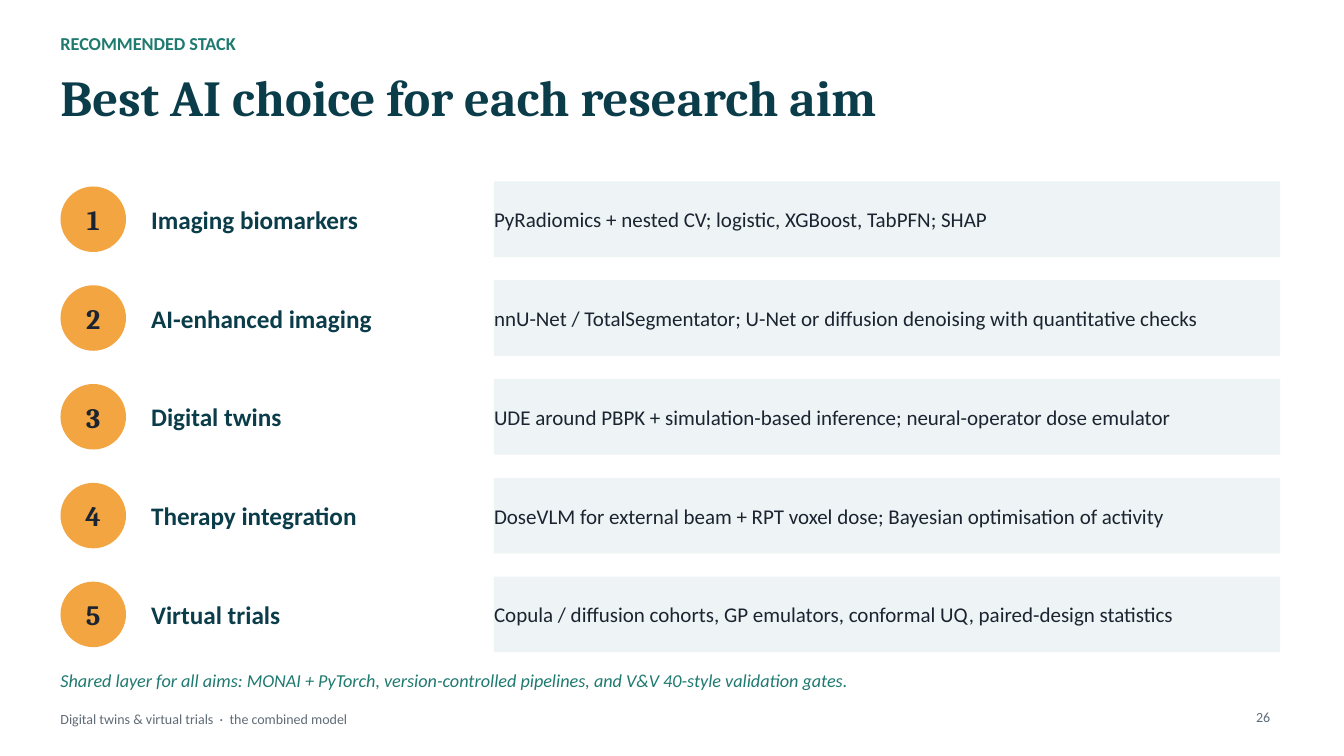
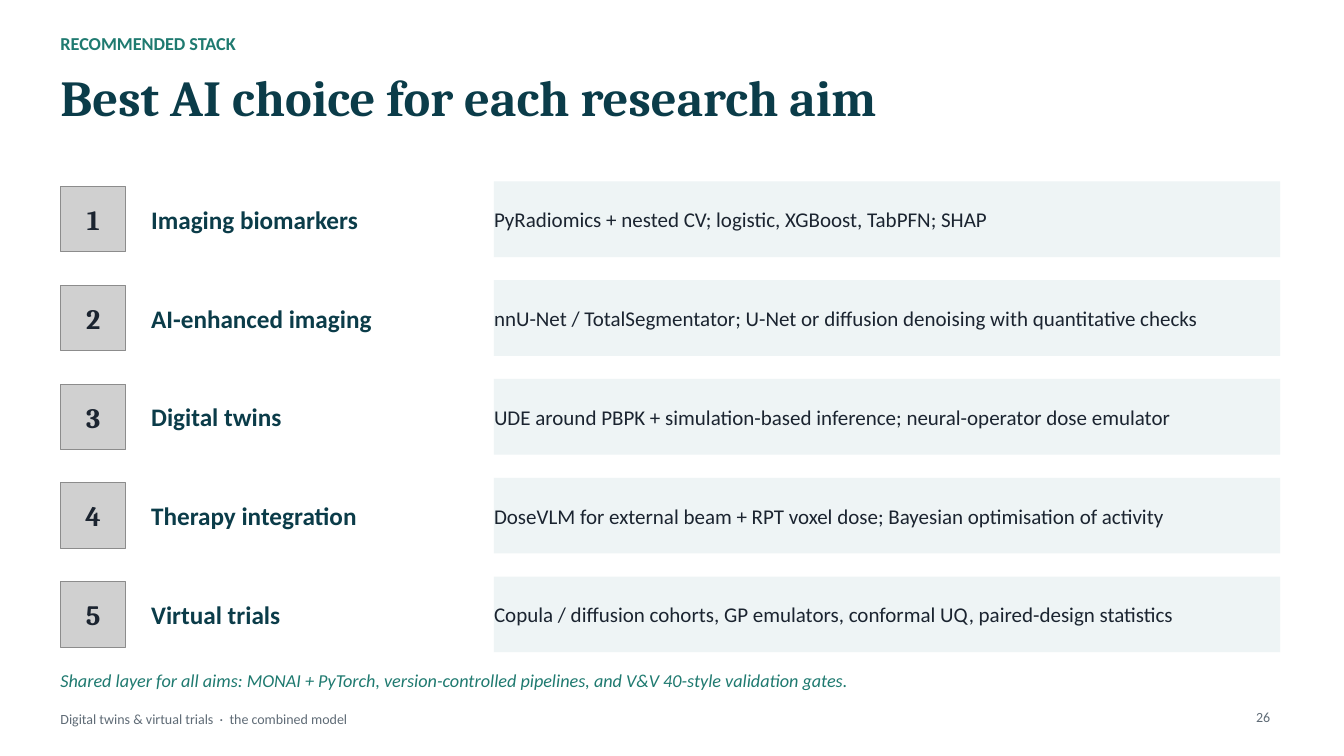
Before and after one commit to habdollahin/habdollahin, a slide deck: slide 26 of talks/DT_Combined_Model_Final.pptx. Drawn at 1344x756 pixels with LibreOffice and Linux fonts; fonts in the diff are those of the drawing; grey boxes stand for pictures. Boxes give left, top, right and bottom in pixels: in the first picture for what was removed or moved away, otherwise in the second. Text is boxed around its words. In the diff, an @@ line names an element or a change of style, - is before the commit and + after.

```diff
--- a/talks/DT_Combined_Model_Final.pptx
+++ b/talks/DT_Combined_Model_Final.pptx
@@ picture added at (60,187,126,252) @@
@@ picture added at (60,285,126,351) @@
@@ picture added at (60,384,126,450) @@
@@ picture added at (60,483,126,548) @@
@@ 5 texts: place and size @@
-5 texts at (60,187,126,647)
+5 texts at (85,211,101,625)
@@ fill #F2A541 to none in 5 elements at (87,211,100,230), (86,310,100,329), (86,409,100,428), (85,507,100,526), (86,606,101,625) @@
@@ picture added at (60,582,126,647) @@
```
Also in this commit, not shown: 26 other slides changed, 5 other files.
